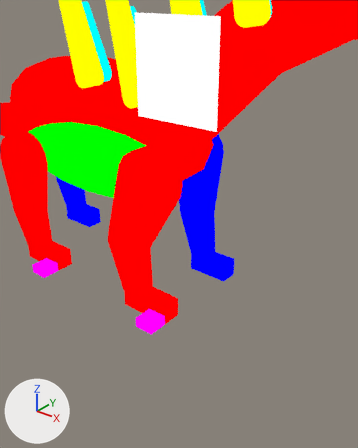
The Blender file assets-source/blender/motion/amargasaurus-stomp.blend, before and after one commit.
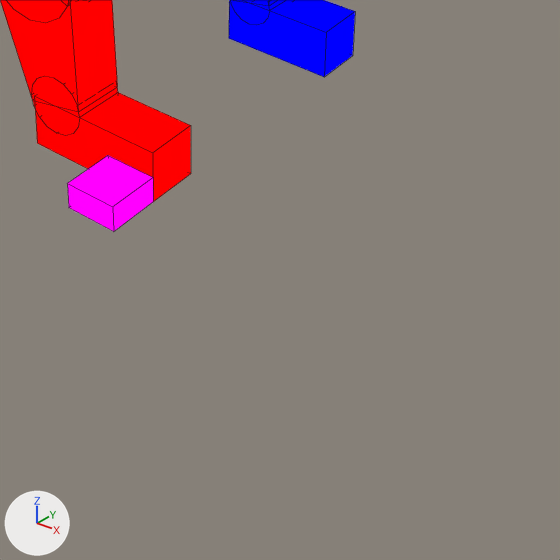
Each version is shown from a 50 mm camera at (93.02, -36.8, 29.85) aimed at (85.79, -27.76, 24.25), then close up on the part from 31% to 85% of the width and 57% to 100% of the height. Lighting does not change. The marker at lower left points along +X, +Y and +Z. The last two pictures show the newer version. The close-ups show mesh edges as thin lines.

Names of what the first close-up shows: 'DinoTycoon_Motion_amargasaurus_stomp_far_front_foot', 'DinoTycoon_Motion_amargasaurus_stomp_near_front_1', 'DinoTycoon_Motion_amargasaurus_stomp_near_front_claws', 'DinoTycoon_Motion_amargasaurus_stomp_near_front_foot', 'DinoTycoon_Motion_amargasaurus_stomp_near_front_tip' and 3 more.
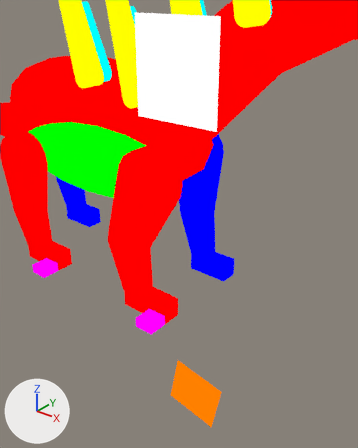
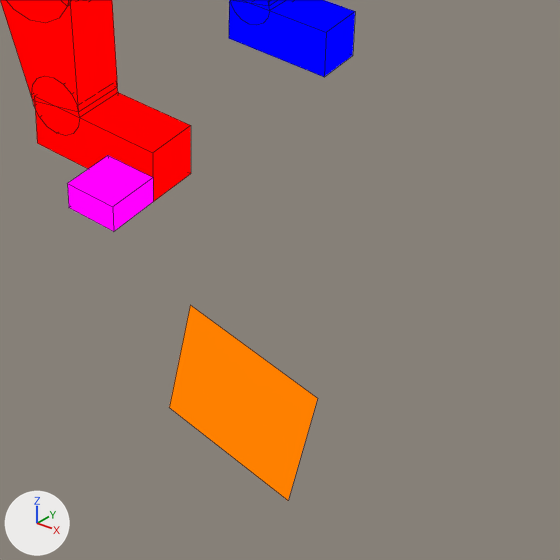
The newer file adds a shape key; the second version is drawn at full value of the shape key 'stomp_04' of 'DinoTycoon_Motion_amargasaurus_stomp_eye_white', and the change is written as the vertex moves it makes.

Where the change shows, as pixel boxes (x1, y1, x2, y2) in the close-ups (560 x 560 px):
'DinoTycoon_Motion_amargasaurus_stomp_eye_white', added (orange): after (169, 305, 318, 500)

Edits to the bpy script that builds the scene:
```text
Add mat_dinotycoon_role_y:
    mat_dinotycoon_role_y = emission_material('DinoTycoon_Role_Y')
    mat_dinotycoon_role_y.base_color = (1.0, 0.216, 0.0)  # orange #ff8000
Add me_dinotycoon_motion_amargasaurus_stomp_sample_eye_white:
    me_dinotycoon_motion_amargasaurus_stomp_sample_eye_white.from_pydata([(86.74, -29.0, 21.11), (88.12, -29.0, 20.86), (87.86, -29.0, 19.48), (86.49, -29.0, 19.74), (86.74, -29.0, 21.11), (88.12, -29.0, 20.86), (87.86, -29.0, 19.48), (86.49, -29.0, 19.74)], [], [(3, 2, 1, 0), (4, 5, 6, 7), (0, 1, 5, 4), (1, 2, 6, 5), (2, 3, 7, 6), (3, 0, 4, 7)])
    me_dinotycoon_motion_amargasaurus_stomp_sample_eye_white.materials.append(mat_dinotycoon_role_y)  # orange #ff8000
Add ob_dinotycoon_motion_amargasaurus_stomp_eye_white:
    ob_dinotycoon_motion_amargasaurus_stomp_eye_white = bpy.data.objects.new('DinoTycoon_Motion_amargasaurus_stomp_eye_white', me_dinotycoon_motion_amargasaurus_stomp_sample_eye_white)
    ob_dinotycoon_motion_amargasaurus_stomp_eye_white.location = (0.0, 0.0, 0.0)
```
